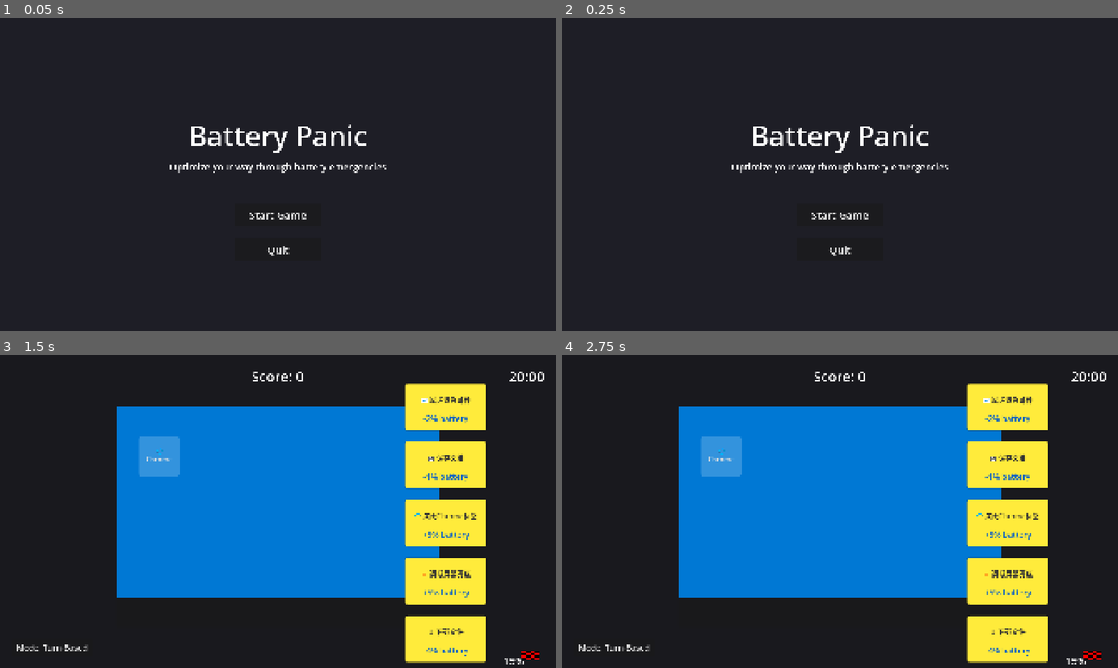
Above: before the commit, frames 1-4 (two rows, left to right).
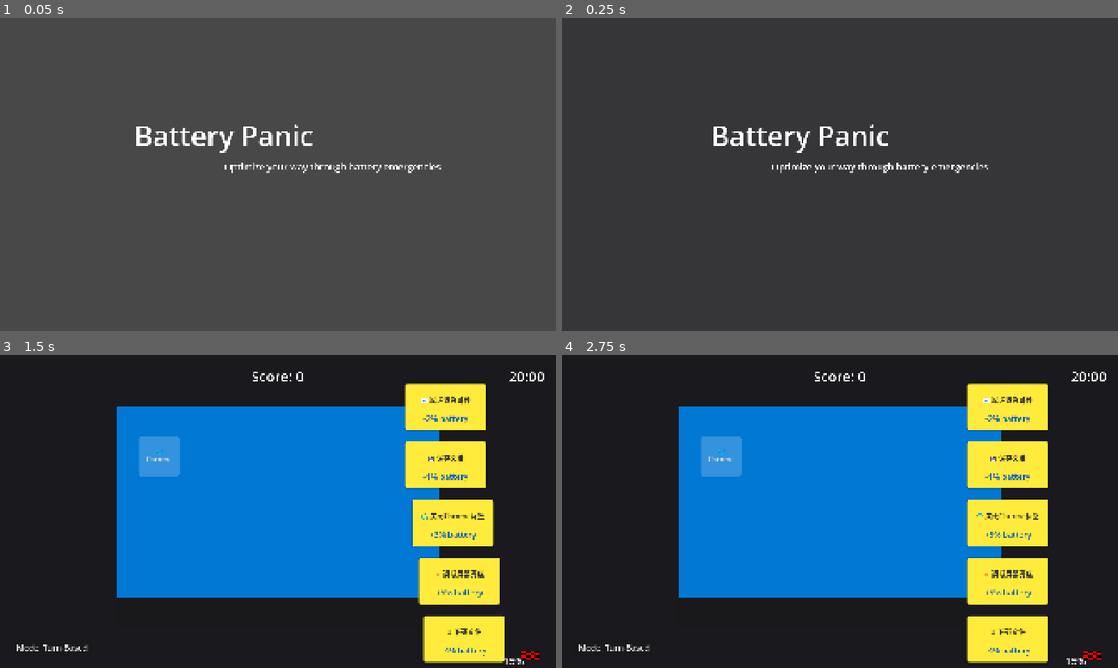
Above: after the commit, the same moments.

Repository: QQSHI13/nova-workspace
Game: Godot game, scene res://scenes/main_menu.tscn
The game is run twice, just before and just after one commit, with the same random seed, the same clock (stepped at 60 frames per second) and the same inputs.
Inputs (mouse positions are in pixels of both pictures, inside the frame that each line leads up to):
- Up to frame 1 (0.05 s): no input
- Up to frame 2 (0.25 s): no input
- Up to frame 3 (1.5 s): click (278, 552) at 0.5 s, where only the run before the commit has a clickable "Start Game"; click "🌐 Chrome" at 1.25 s
- Up to frame 4 (2.75 s): click (1006, 408) at 2.02 s

The runs differ from the first frame. In frame 1, 100% of the frame differs, in the area x 0-100%, y 0-100%; in frame 2, 4.0%; in frame 3, 3.1%; in frame 4, nothing differs.
Error in both runs: Invalid call. Nonexistent function 'set_delay' in base 'Tween'. (res://scenes/device_screen.gd:85)

Commit message:
feat: polished main menu with animations, button hover effects, and styled buttons

Diff:
--- /dev/null
+++ b/projects/battery-panic/scenes/main_menu.gd
@@ -0,0 +1,73 @@
+extends Control
+
+# MainMenu - Polished main menu with animations
+
+func _ready() -> void:
+	# Connect button signals
+	$StartButton.pressed.connect(_on_start)
+	$QuitButton.pressed.connect(_on_quit)
+
+	# Add hover effects to buttons
+	_setup_button_hover($StartButton)
+	_setup_button_hover($QuitButton)
+
+	# Entrance animations
+	AnimationManager.fade_in($Background, 0.5)
+	AnimationManager.slide_in($Title, false, 0.8)
+	AnimationManager.slide_in($Subtitle, true, 0.8)
+
+	$StartButton.modulate.a = 0
+	$QuitButton.modulate.a = 0
+	await get_tree().create_timer(0.5).timeout
+	AnimationManager.fade_in($StartButton, 0.5)
+	await get_tree().create_timer(0.2).timeout
+	AnimationManager.fade_in($QuitButton, 0.5)
+
+func _setup_button_hover(btn: Button) -> void:
+	btn.mouse_entered.connect(_on_button_hover.bind(btn, true))
+	btn.mouse_exited.connect(_on_button_hover.bind(btn, false))
+
+	# Style the button
+	var style_normal = StyleBoxFlat.new()
+	style_normal.bg_color = Color("#2d7dd2")
+	style_normal.corner_radius_top_left = 8
+	style_normal.corner_radius_top_right = 8
+	style_normal.corner_radius_bottom_left = 8
+	style_normal.corner_radius_bottom_right = 8
+	btn.add_theme_stylebox_override("normal", style_normal)
+
+	var style_hover = StyleBoxFlat.new()
+	style_hover.bg_color = Color("#4a9eff")
+	style_hover.corner_radius_top_left = 8
+	style_hover.corner_radius_top_right = 8
+	style_hover.corner_radius_bottom_left = 8
+	style_hover.corner_radius_bottom_right = 8
+	btn.add_theme_stylebox_override("hover", style_hover)
+
+	var style_pressed = StyleBoxFlat.new()
+	style_pressed.bg_color = Color("#1a5aa0")
+	style_pressed.corner_radius_top_left = 8
+	style_pressed.corner_radius_top_right = 8
+	style_pressed.corner_radius_bottom_left = 8
+	style_pressed.corner_radius_bottom_right = 8
+	btn.add_theme_stylebox_override("pressed", style_pressed)
+
+func _on_button_hover(btn: Button, is_hovering: bool) -> void:
+	var tween = create_tween()
+	if is_hovering:
+		tween.tween_property(btn, "scale", Vector2(1.05, 1.05), 0.15)
+		SoundManager.play_sfx("button_hover")
+	else:
+		tween.tween_property(btn, "scale", Vector2(1.0, 1.0), 0.15)
+
+func _on_start() -> void:
+	SoundManager.play_sfx("button_click")
+	AnimationManager.fade_out(self, 0.3)
+	await get_tree().create_timer(0.3).timeout
+	get_tree().change_scene_to_file("res://scenes/main_game.tscn")
+
+func _on_quit() -> void:
+	SoundManager.play_sfx("button_click")
+	AnimationManager.fade_out(self, 0.3)
+	await get_tree().create_timer(0.3).timeout
+	get_tree().quit()
--- a/projects/battery-panic/scenes/main_menu.tscn
+++ b/projects/battery-panic/scenes/main_menu.tscn
@@ -1,20 +1,9 @@
-[gd_scene load_steps=2 format=3 uid="uid://mainmenu1"]
+[gd_scene load_steps=3 format=3 uid="uid://mainmenu1"]
 
-[sub_resource type="GDScript" id="1"]
-script/source = "extends Control
+[ext_resource type="Script" path="res://scenes/main_menu.gd" id="1_menu"]
 
-func _ready() -> void:
-	$StartButton.pressed.connect(_on_start)
-	$QuitButton.pressed.connect(_on_quit)
-
-func _on_start() -> void:
-	SoundManager.play_sfx('button_click')
-	get_tree().change_scene_to_file('res://scenes/main_game.tscn')
-
-func _on_quit() -> void:
-	SoundManager.play_sfx('button_click')
-	get_tree().quit()
-"
+[sub_resource type="StyleBoxFlat" id="1"]
+bg_color = Color(0.12, 0.12, 0.15, 1)
 
 [node name="MainMenu" type="Control"]
 layout_mode = 3
@@ -23,7 +12,7 @@
 anchor_bottom = 1.0
 grow_horizontal = 2
 grow_vertical = 2
-script = SubResource("1")
+script = ExtResource("1_menu")
 
 [node name="Background" type="ColorRect" parent="."]
 layout_mode = 1
--- a/projects/battery-panic/scripts/sound_manager.gd
+++ b/projects/battery-panic/scripts/sound_manager.gd
@@ -29,7 +29,7 @@
 
 func _create_placeholder_sfx() -> void:
 	# Create AudioStreamPlayer nodes for each SFX
-	var sfx_names = ["button_click", "task_complete", "task_fail", "low_battery", "game_over_win", "game_over_lose"]
+	var sfx_names = ["button_click", "button_hover", "task_complete", "task_fail", "low_battery", "game_over_win", "game_over_lose"]
 	for sfx_name in sfx_names:
 		var player = AudioStreamPlayer.new()
 		player.name = sfx_name
@@ -38,7 +38,19 @@
 		add_child(player)
 
 		# Generate simple placeholder beep
-		var stream = _generate_beep(440.0 if "click" in sfx_name else 880.0)
+		var freq = 440.0
+		if "hover" in sfx_name:
+			freq = 330.0
+		elif "complete" in sfx_name:
+			freq = 880.0
+		elif "fail" in sfx_name:
+			freq = 220.0
+		elif "win" in sfx_name:
+			freq = 1100.0
+		elif "lose" in sfx_name:
+			freq = 150.0
+
+		var stream = _generate_beep(freq)
 		player.stream = stream
 
 func _generate_beep(frequency: float, duration: float = 0.1) -> AudioStreamWAV:
